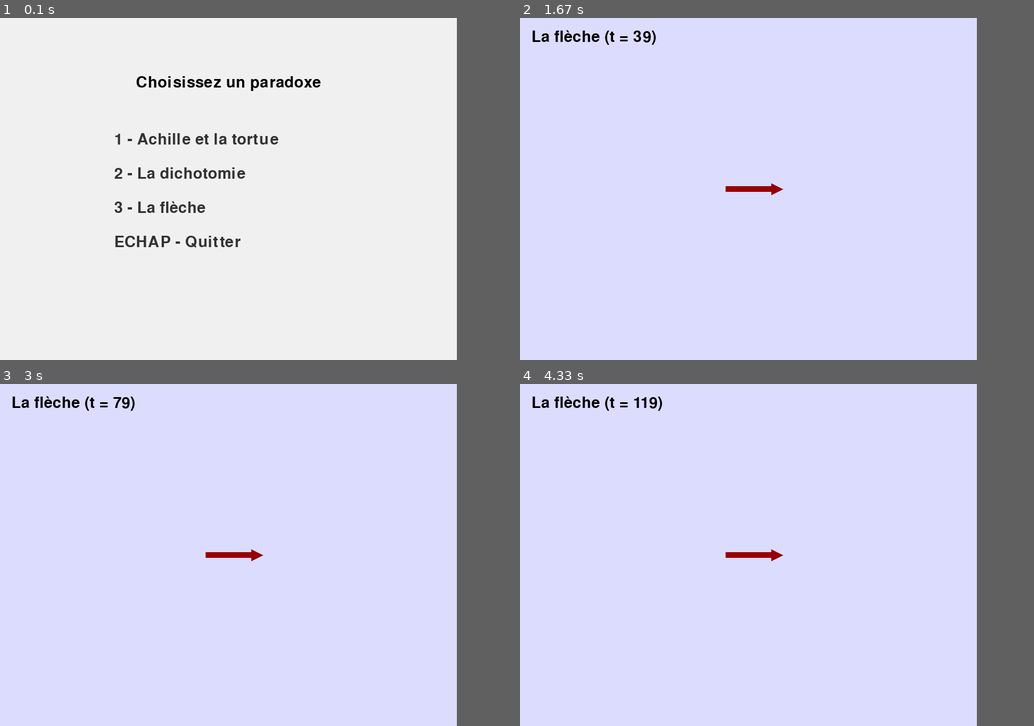
Above: before the commit, frames 1-4 (two rows, left to right).
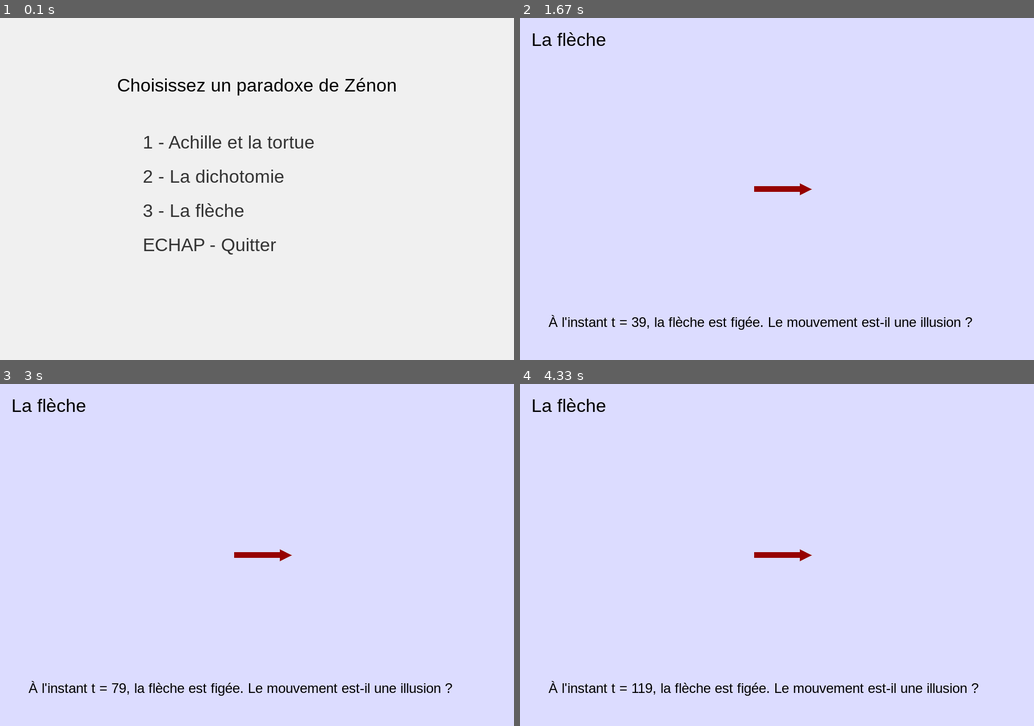
Above: after the commit, the same moments.

Repository: dehlia-neiss/Les_Paradoxes_de_Zenon
Game: pygame game, started from pygame_zenon.py
The game is run twice, just before and just after one commit, with the same random seed, the same clock (stepped at 60 frames per second) and the same inputs.
Inputs:
- Up to frame 1 (0.1 s): no input
- Up to frame 2 (1.67 s): tap 3 at 0.33 s
- Up to frame 3 (3 s): no input
- Up to frame 4 (4.33 s): no input
In our replay, the window is 800x600 before the commit and 900x600 after it. These sizes can differ from the game's own. Grey fills any space a smaller window leaves; there, only what the larger window draws over its background counts as a difference.

The runs differ from the first frame. In frame 1, 3.3% of the frame differs, in the area x 22-77%, y 17-70%; in frame 2, 1.5%; in frame 3, 1.5%; in frame 4, 1.5%.

Commit message:
tentative

Diff:
--- /dev/null
+++ b/para.py
@@ -0,0 +1,130 @@
+import pygame
+import sys
+
+# =====================
+# CONFIGURATION INITIALE
+# =====================
+pygame.init()
+FPS = 60
+clock = pygame.time.Clock()
+
+# Taille de la fenêtre
+LARGEUR, HAUTEUR = 800, 300
+fenetre = pygame.display.set_mode((LARGEUR, HAUTEUR))
+pygame.display.set_caption("Paradoxe de Zénon - Version pédagogique")
+
+# Couleurs
+BLANC = (255, 255, 255)
+NOIR = (0, 0, 0)
+MARRON = (139, 69, 19)
+GRIS_PIERRE = (100, 100, 100)
+VERT_BASE = (0, 200, 0)
+GRIS_FONCE = (200, 200, 200)
+
+# Police
+font = pygame.font.SysFont("Arial", 22)
+
+# =====================
+# PARAMÈTRES DE L'ANIMATION
+# =====================
+DISTANCE_TOTALE = 8.0          # mètres
+DEPART_PX = 50
+ARRIVEE_PX = LARGEUR - 100
+PIXELS_PAR_METRE = (ARRIVEE_PX - DEPART_PX) / DISTANCE_TOTALE
+VITESSE = 2                     # pixels/frame
+
+# Barre de progression
+BARRE_X = DEPART_PX
+BARRE_Y = 220
+BARRE_LONGUEUR = ARRIVEE_PX - DEPART_PX
+BARRE_HAUTEUR = 20
+
+# =====================
+# VARIABLES DYNAMIQUES
+# =====================
+etape = 0
+reste_m = DISTANCE_TOTALE
+position_m = 0.0
+position_px = DEPART_PX
+target_m = 0.0
+target_px = DEPART_PX
+derniere_distance_avancee = 0.0  # pour afficher combien la pierre avance à chaque étape
+
+# =====================
+# FONCTION POUR PASSER À L'ÉTAPE SUIVANTE
+# =====================
+def avancer_etape():
+    global etape, reste_m, target_m, target_px, derniere_distance_avancee
+    if reste_m > 1e-3:
+        etape += 1
+        derniere_distance_avancee = reste_m / 2
+        reste_m /= 2
+        target_m = DISTANCE_TOTALE - reste_m
+        target_px = DEPART_PX + target_m * PIXELS_PAR_METRE
+
+# =====================
+# BOUCLE PRINCIPALE
+# =====================
+running = True
+while running:
+    clock.tick(FPS)
+
+    for event in pygame.event.get():
+        if event.type == pygame.QUIT:
+            running = False
+            sys.exit()
+
+        # Touche ESPACE pour avancer
+        if event.type == pygame.KEYDOWN:
+            if event.key == pygame.K_SPACE:
+                avancer_etape()
+
+    # --------- ANIMATION FLUIDE ---------
+    if position_px < target_px:
+        position_px += VITESSE
+        if position_px > target_px:
+            position_px = target_px
+    elif position_px > target_px:
+        position_px -= VITESSE
+        if position_px < target_px:
+            position_px = target_px
+    position_m = (position_px - DEPART_PX) / PIXELS_PAR_METRE
+
+    # --------- DESSIN ---------
+    fenetre.fill(BLANC)
+
+    # Arbre
+    pygame.draw.rect(fenetre, MARRON, (ARRIVEE_PX, HAUTEUR//2 - 40, 30, 80))
+
+    # Pierre (couleur fixe)
+    pygame.draw.circle(fenetre, GRIS_PIERRE, (int(position_px), HAUTEUR//2), 15)
+
+    # Barre de progression (vert dynamique)
+    vert = int(50 + (position_m / DISTANCE_TOTALE) * 205)
+    couleur_barre = (0, vert, 0)
+    pygame.draw.rect(fenetre, GRIS_FONCE, (BARRE_X, BARRE_Y, BARRE_LONGUEUR, BARRE_HAUTEUR))
+    pygame.draw.rect(fenetre, couleur_barre, (BARRE_X, BARRE_Y, position_m * PIXELS_PAR_METRE, BARRE_HAUTEUR))
+
+    # Texte distance sous barre
+    texte_barre = font.render(f"{position_m:.3f} m / {DISTANCE_TOTALE} m", True, NOIR)
+    fenetre.blit(texte_barre, (BARRE_X, BARRE_Y + BARRE_HAUTEUR + 5))
+
+    # Texte étape
+    texte_etape = font.render(f"Étape {etape}", True, NOIR)
+    fenetre.blit(texte_etape, (20, 20))
+
+    # Instruction
+    instruction = font.render("Appuie sur ESPACE pour avancer", True, NOIR)
+    fenetre.blit(instruction, (20, 60))
+
+    # Affichage calcul du paradoxe
+    calcul_paradoxe = font.render(
+        f"Distance avancée cette étape: {derniere_distance_avancee:.3f} m | "
+        f"Distance restante: {reste_m:.3f} m", True, NOIR
+    )
+    fenetre.blit(calcul_paradoxe, (20, BARRE_Y + BARRE_HAUTEUR + 35))
+
+    # Actualiser écran
+    pygame.display.flip()
+
+pygame.quit()
--- a/pygame_zenon.py
+++ b/pygame_zenon.py
@@ -1,12 +1,15 @@
 import pygame
 import sys
 
+# =====================
 # Initialisation
+# =====================
 pygame.init()
-WIDTH, HEIGHT = 800, 600
+WIDTH, HEIGHT = 900, 600
 screen = pygame.display.set_mode((WIDTH, HEIGHT))
 pygame.display.set_caption("Paradoxes de Zénon")
-font = pygame.font.SysFont(None, 40)
+font = pygame.font.SysFont("Arial", 32)
+small_font = pygame.font.SysFont("Arial", 24)
 clock = pygame.time.Clock()
 
 # États possibles
@@ -17,51 +20,92 @@
 
 state = MENU
 
-# --- Fonctions de rendu ---
+# =====================
+# Fonctions de rendu
+# =====================
 def draw_menu():
     screen.fill((240, 240, 240))
-    title = font.render("Choisissez un paradoxe", True, (0, 0, 0))
+    title = font.render("Choisissez un paradoxe de Zénon", True, (0, 0, 0))
     screen.blit(title, (WIDTH//2 - title.get_width()//2, 100))
 
-    options = ["1 - Achille et la tortue", "2 - La dichotomie", "3 - La flèche", "ECHAP - Quitter"]
+    options = [
+        "1 - Achille et la tortue",
+        "2 - La dichotomie",
+        "3 - La flèche",
+        "ECHAP - Quitter"
+    ]
     for i, text in enumerate(options):
         t = font.render(text, True, (50, 50, 50))
-        screen.blit(t, (200, 200 + i*60))
+        screen.blit(t, (WIDTH//2 - 200, 200 + i*60))
 
 
 def draw_achille(step):
     screen.fill((220, 255, 220))
-    achille_x = min(100 + step*5, WIDTH-50)
-    tortue_x = min(200 + step*2, WIDTH-50)
+
+    # Positions évolutives
+    achille_x = min(100 + step*6, WIDTH-50)
+    tortue_x = min(200 + step*3, WIDTH-50)
+
+    # Dessins
     pygame.draw.circle(screen, (0, 0, 255), (achille_x, HEIGHT//2), 20)  # Achille
     pygame.draw.circle(screen, (255, 0, 0), (tortue_x, HEIGHT//2), 15)  # Tortue
 
+    # Texte
     text = font.render("Achille et la tortue", True, (0, 0, 0))
     screen.blit(text, (20, 20))
+
+    explanation = small_font.render(
+        "Achille court plus vite, mais il doit toujours rejoindre l'endroit où la tortue était.",
+        True, (0, 0, 0)
+    )
+    screen.blit(explanation, (50, HEIGHT - 80))
 
 
 def draw_dichotomie(step):
     screen.fill((255, 240, 220))
+
+    # Ligne de course
     start, end = 100, WIDTH - 100
     pos = start + (end-start) * (1 - 1/(step+1))
+
     pygame.draw.line(screen, (0, 0, 0), (start, HEIGHT//2), (end, HEIGHT//2), 3)
     pygame.draw.circle(screen, (0, 150, 0), (int(pos), HEIGHT//2), 15)
 
+    # Texte
     text = font.render("La dichotomie", True, (0, 0, 0))
     screen.blit(text, (20, 20))
+
+    explanation = small_font.render(
+        "La pierre doit toujours franchir la moitié de la distance restante. Une infinité d'étapes ?",
+        True, (0, 0, 0)
+    )
+    screen.blit(explanation, (50, HEIGHT - 80))
 
 
 def draw_fleche(step):
     screen.fill((220, 220, 255))
+
+    # Flèche immobile
     arrow_rect = pygame.Rect(WIDTH//2 - 40, HEIGHT//2 - 5, 80, 10)
     pygame.draw.rect(screen, (150, 0, 0), arrow_rect)
-    pygame.draw.polygon(screen, (150, 0, 0), [(WIDTH//2+40, HEIGHT//2-10), (WIDTH//2+60, HEIGHT//2), (WIDTH//2+40, HEIGHT//2+10)])
+    pygame.draw.polygon(screen, (150, 0, 0),
+        [(WIDTH//2+40, HEIGHT//2-10), (WIDTH//2+60, HEIGHT//2), (WIDTH//2+40, HEIGHT//2+10)]
+    )
 
-    text = font.render(f"La flèche (t = {step})", True, (0, 0, 0))
+    # Texte
+    text = font.render("La flèche", True, (0, 0, 0))
     screen.blit(text, (20, 20))
 
+    explanation = small_font.render(
+        f"À l'instant t = {step}, la flèche est figée. Le mouvement est-il une illusion ?",
+        True, (0, 0, 0)
+    )
+    screen.blit(explanation, (50, HEIGHT - 80))
 
-# --- Boucle principale ---
+
+# =====================
+# Boucle principale
+# =====================
 step = 0
 while True:
     for event in pygame.event.get():
